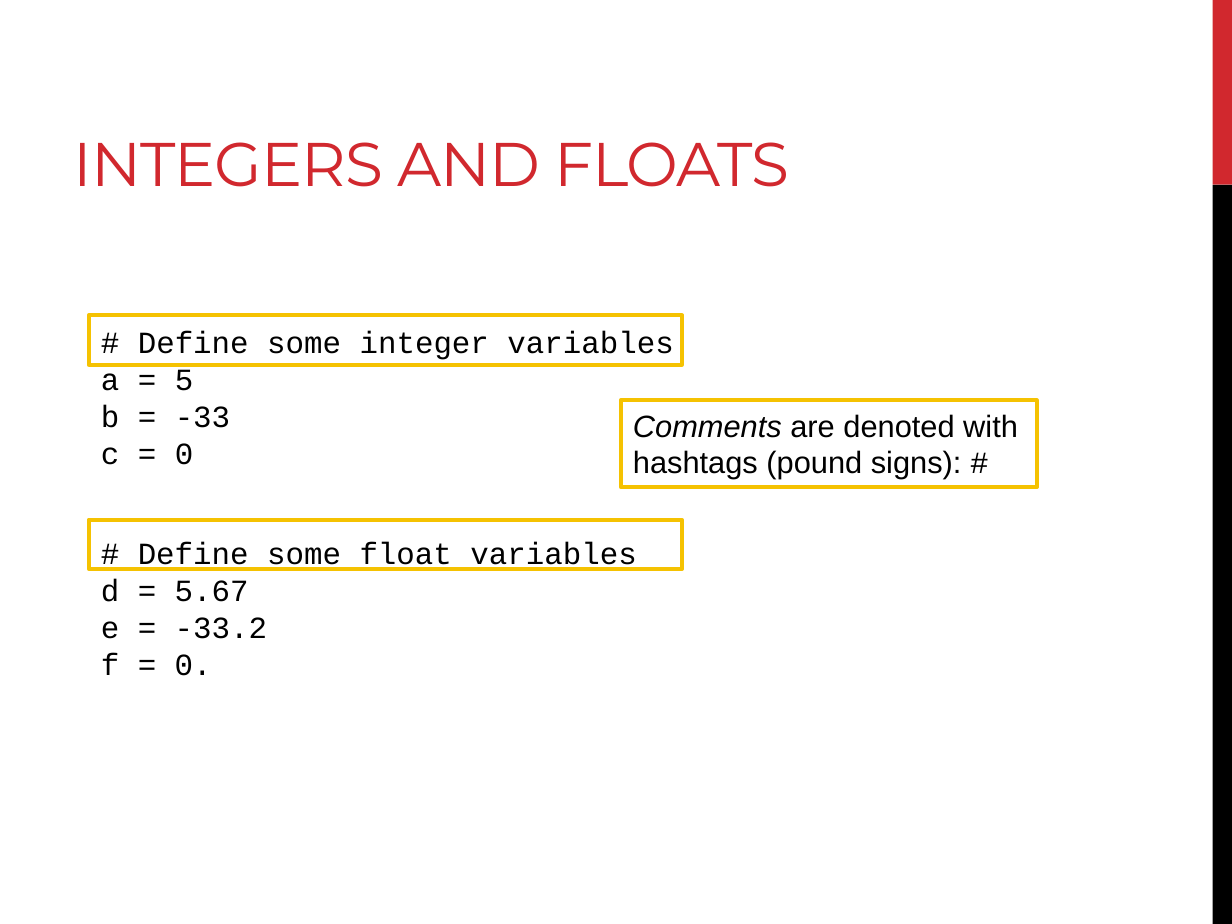
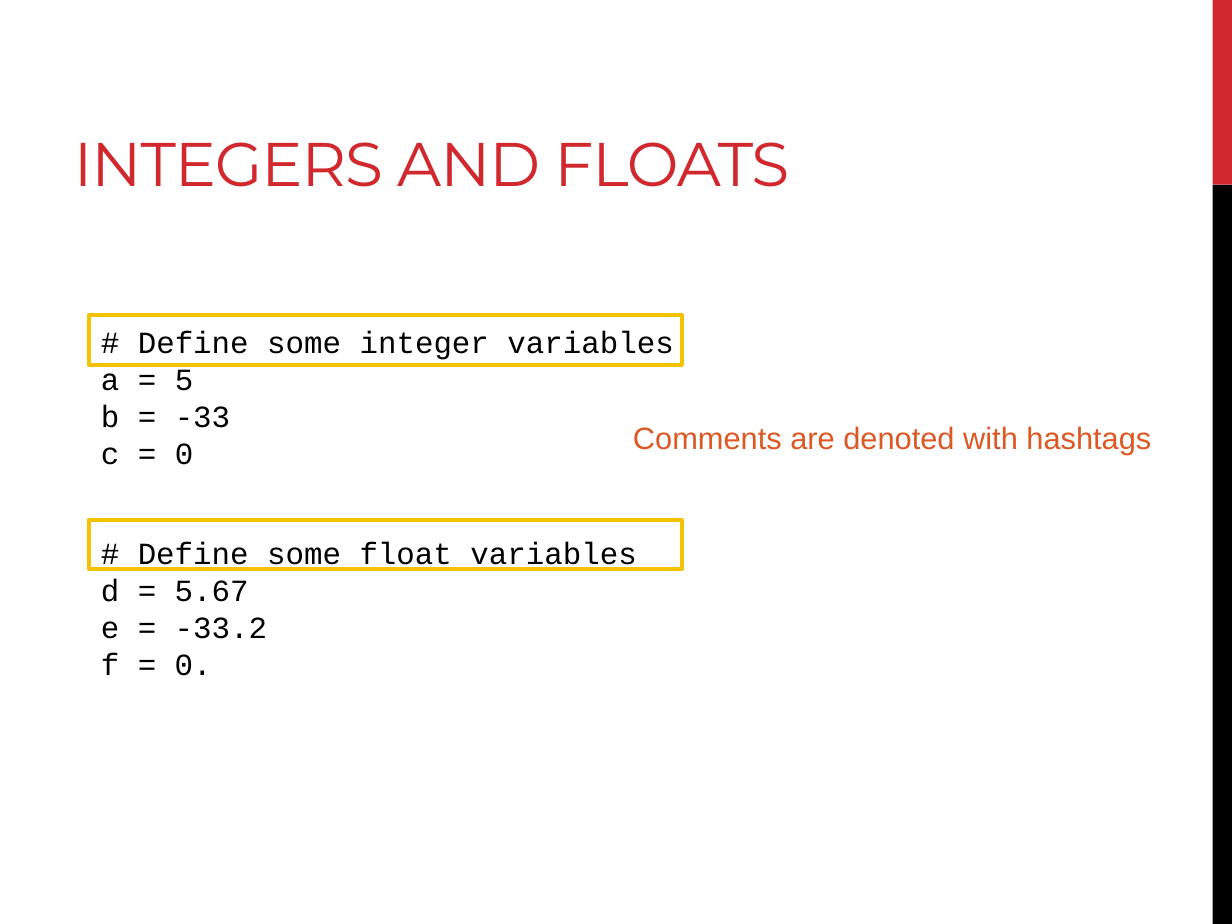
Before and after one commit to BjornFJohansson/ccbb_bigdata2015_python, a slide deck: slide 31 of slides/slides_day1.pptx. Drawn at 1232x924 pixels with LibreOffice and Linux fonts; fonts in the diff are those of the drawing. Boxes give left, top, right and bottom in pixels: in the first picture for what was removed or moved away, otherwise in the second. Text is boxed around its words. In the diff, an @@ line names an element or a change of style, - is before the commit and + after.

```diff
--- a/slides/slides_day1.pptx
+++ b/slides/slides_day1.pptx
@@ text "Comments are denoted with hashtags": place and size @@
-text "Comments are denoted with hashtags" at (621,400,1037,488)
+text "Comments are denoted with hashtags" at (633,426,1151,455)
@@ text "Comments are denoted with hashtags" at (633,426,1151,455): outline #F5C201 2.25 pt to none @@
@@ text at (633,426,1151,455): text changed; text colour #000000 to #DC5924 @@
-Comments are denoted with hashtags (pound signs): #
+Comments are denoted with hashtags
```
Also in this commit, not shown: 1 other file.
